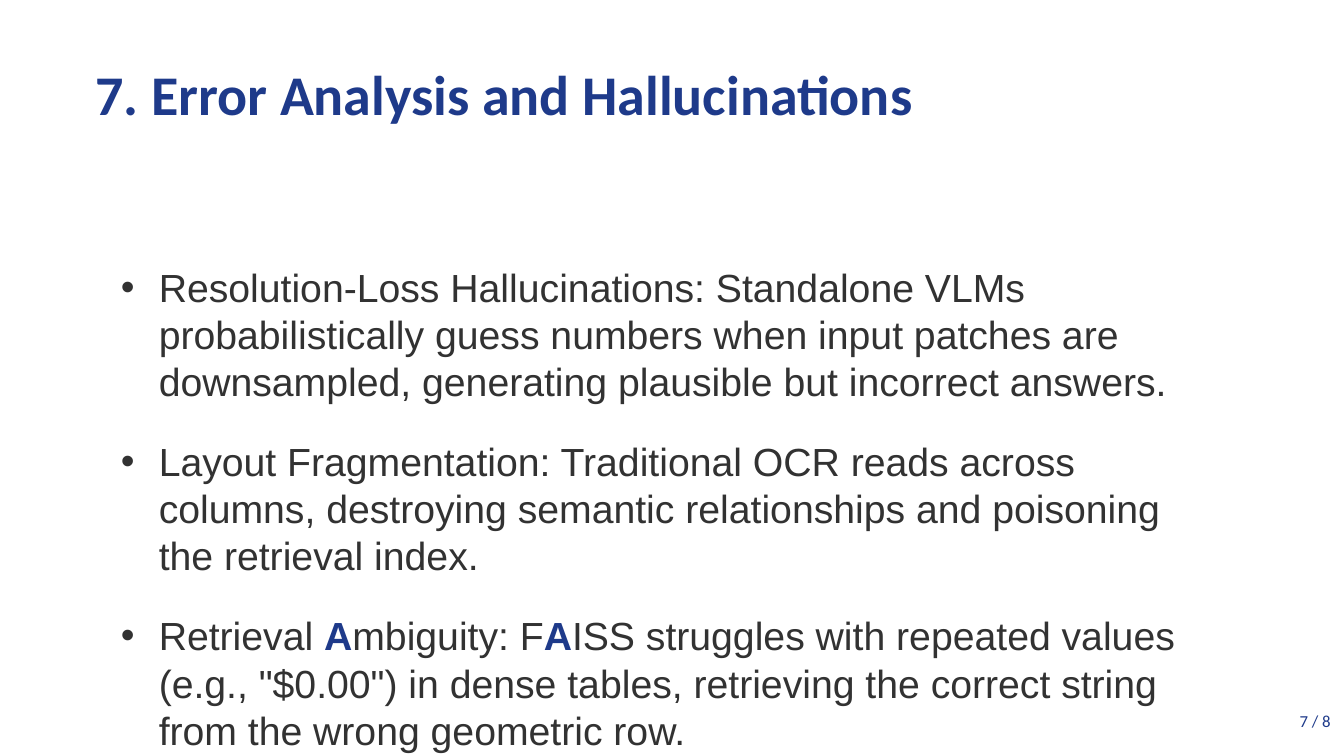
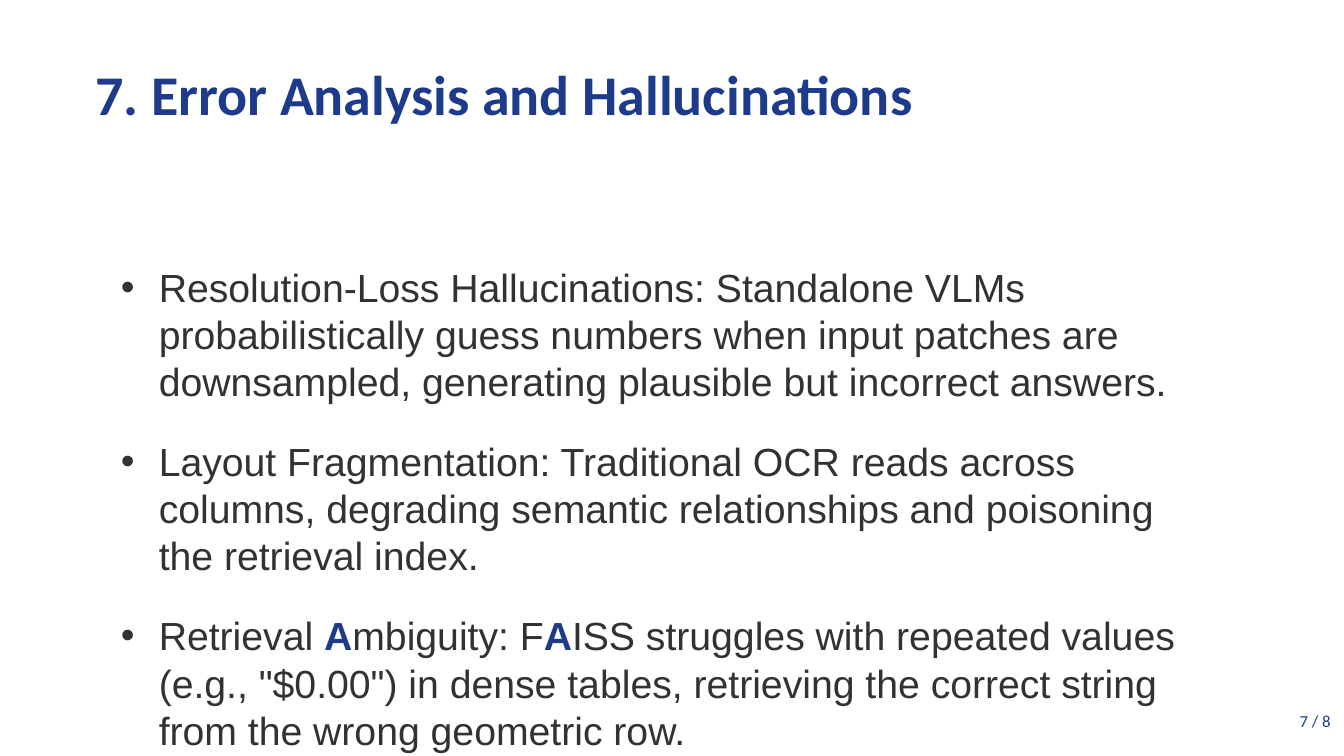
Before and after one commit to DESMOND135/DOCVQA-RAG-PERCEPTION-BENCHMARK, a slide deck: slide 8 of Final/presentation/presentation.pptx. Drawn at 1344x756 pixels with LibreOffice and Linux fonts; fonts in the diff are those of the drawing. Boxes give left, top, right and bottom in pixels: in the first picture for what was removed or moved away, otherwise in the second. Text is boxed around its words. In the diff, an @@ line names an element or a change of style, - is before the commit and + after.

Commit message:
Final academic repositioning, gap/contributions added, and tone neutralized across all deliverables

```diff
--- a/Final/presentation/presentation.pptx
+++ b/Final/presentation/presentation.pptx
@@ text at [159,447,1154,571]: text changed @@
-• Layout Fragmentation: Traditional OCR reads across columns, destroying semantic relationships and poisoning the retrieval index.
+• Layout Fragmentation: Traditional OCR reads across columns, degrading semantic relationships and poisoning the retrieval index.
```
Also in this commit, not shown: 6 other slides changed, 6 other files.
